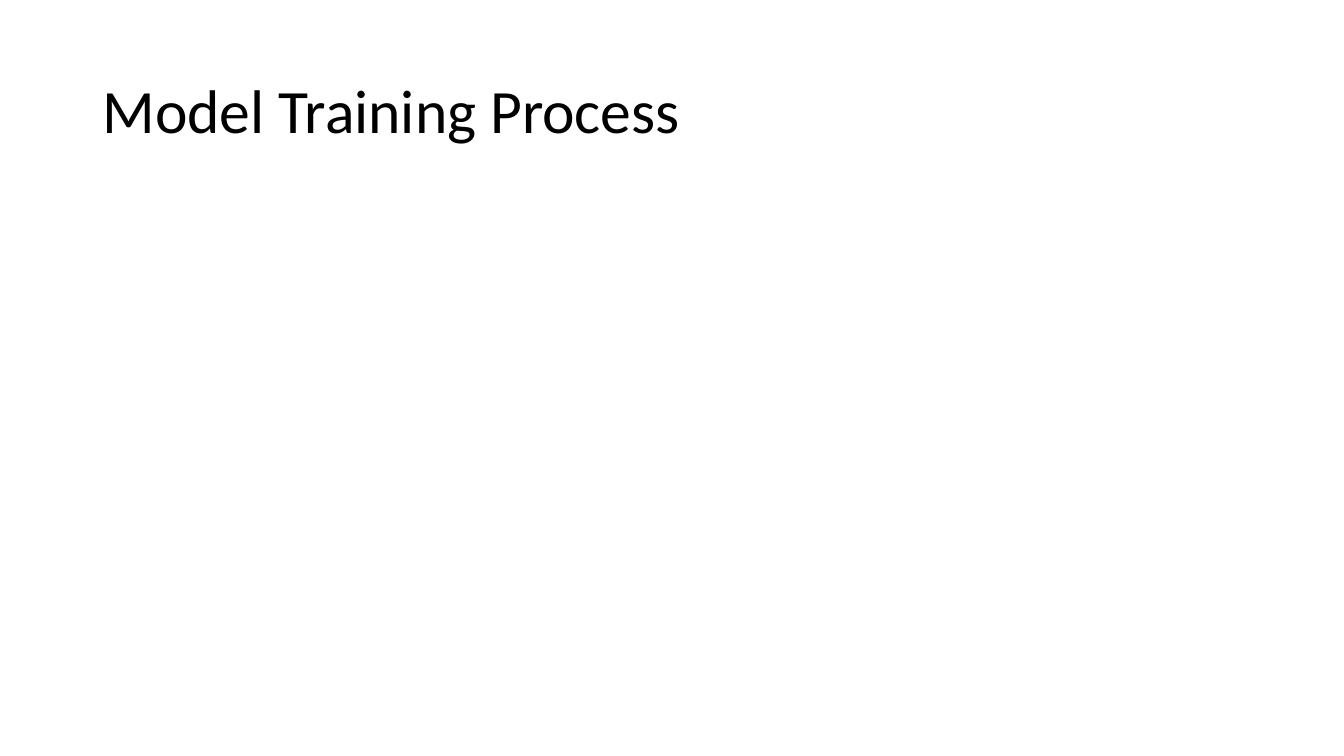
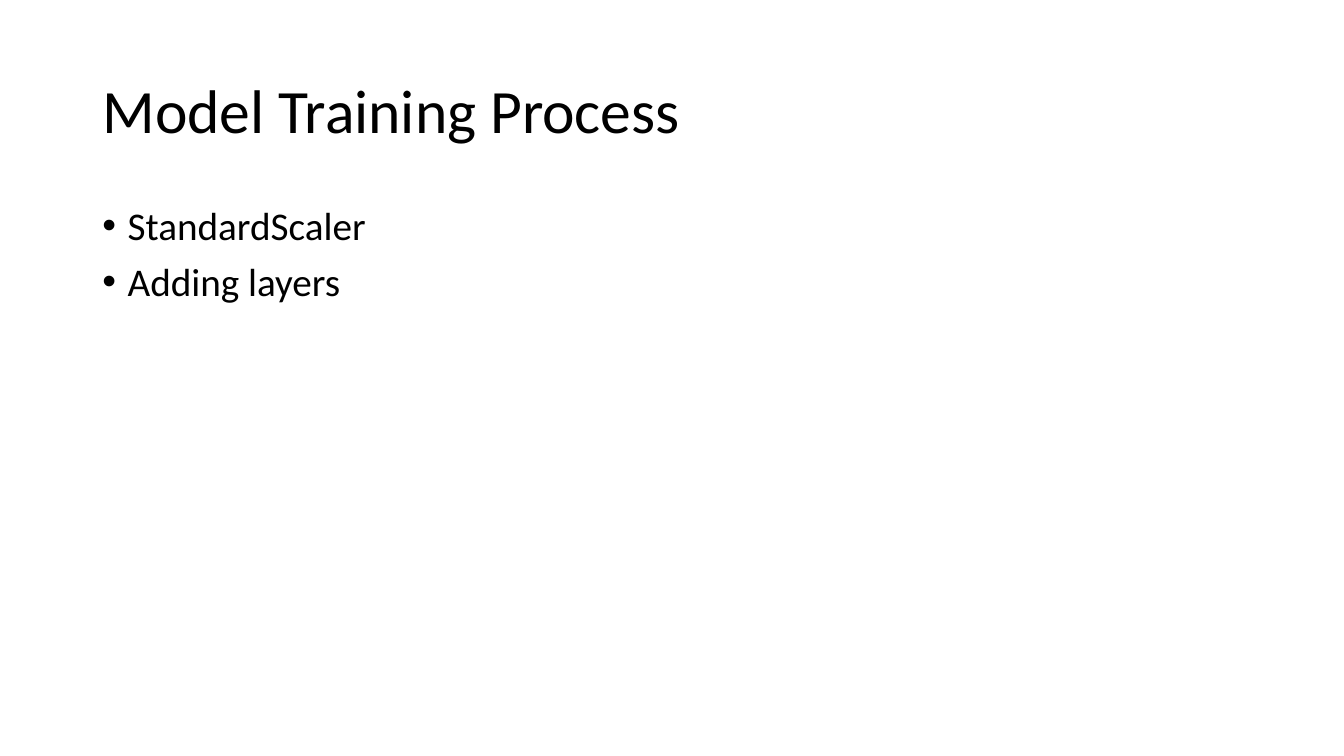
Before and after one commit to Nanya29/Group_Project_2, a slide deck: slide 6 of Project 2 Presentation.pptx. Drawn at 1344x756 pixels with LibreOffice and Linux fonts; fonts in the diff are those of the drawing. Boxes give left, top, right and bottom in pixels: in the first picture for what was removed or moved away, otherwise in the second. Text is boxed around its words. In the diff, an @@ line names an element or a change of style, - is before the commit and + after.

```diff
--- a/Project 2 Presentation.pptx
+++ b/Project 2 Presentation.pptx
@@ text added at [128, 212, 366, 303], 28 pt, text #000000 @@
+• StandardScaler
+• Adding layers
```
Also in this commit, not shown: 5 other slides changed, 1 other file.
